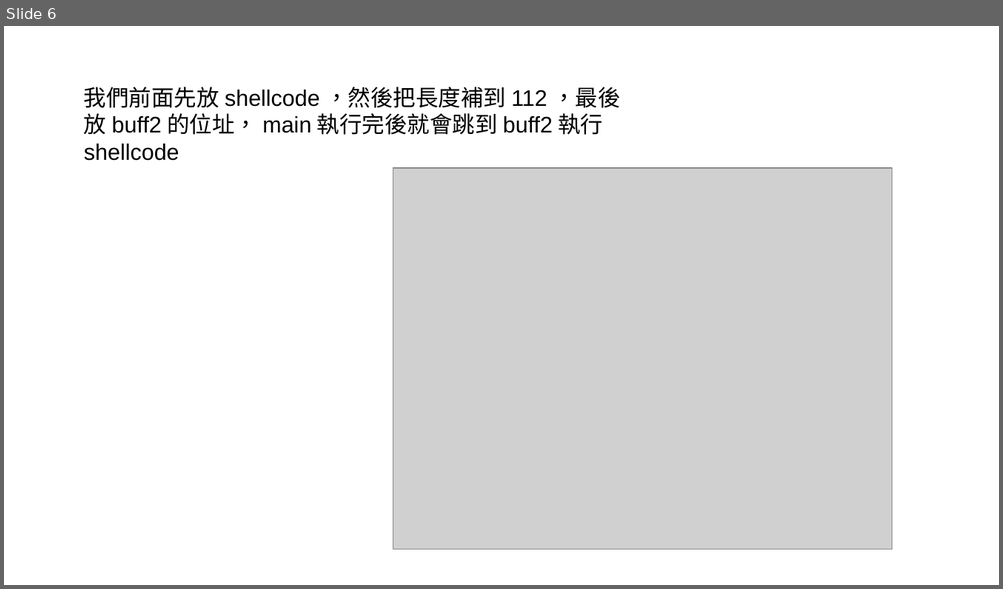
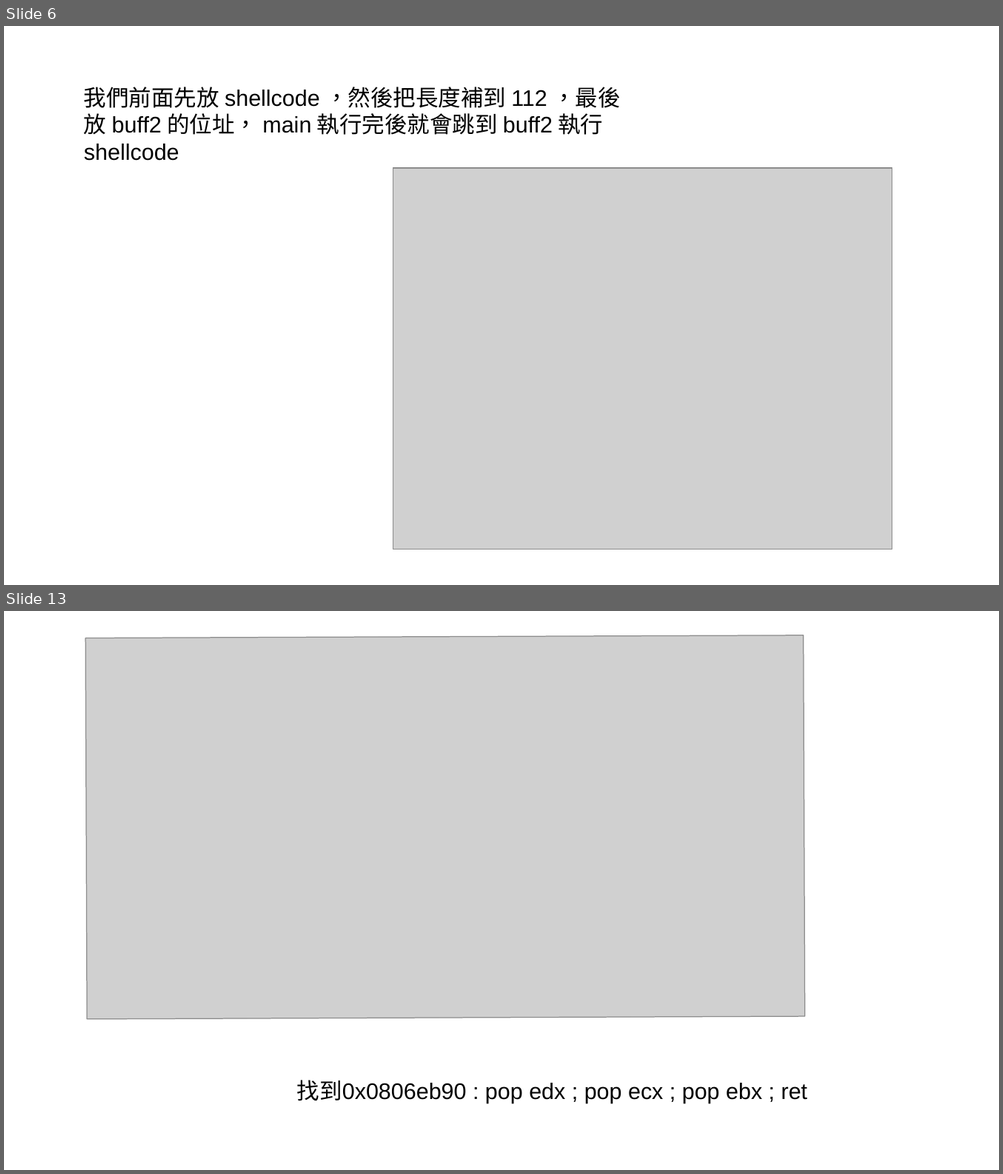
Before and after one commit to gardra/atdf, a slide deck: Lab3/Lab3.odp. Shown one above the other, each under a label of ours: slide 6 before the commit, slides 6 and 13 after it; the slides between them are not shown. The pictures are 1003x589 and 1003x1174 pixels, drawn with LibreOffice and Linux fonts; fonts in the diff are those of the drawing; grey boxes stand for pictures. Boxes give left, top, right and bottom in pixels: in the first picture for what was removed or moved away, otherwise in the second. Text is boxed around its words. In the diff, an @@ line names an element or a change of style, - is before the commit and + after.

```diff
--- a/Lab3/Lab3.odp
+++ b/Lab3/Lab3.odp
@@ slide 13 added at [4,611,999,1170], background #FFFFFF @@
@@ picture added at [85,635,804,1019] @@
@@ text added at [297,1080,808,1104], 18 pt, text #000000 @@
+找到0x0806eb90 : pop edx ; pop ecx ; pop ebx ; ret
```
Also in this commit, not shown: 10 other slides added, 5 other files.
